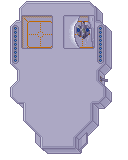
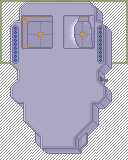
Comparing the layer stacks of the two 128px x 160px images. Changes:
painted on "Crashed stuff" over (76, 21, 90, 39)
added layer "In Progress" above "Clearing Mesh" over (0, 0, 128, 64)
added layer "Clearing Mesh" above "Background" over (0, 0, 128, 160)
